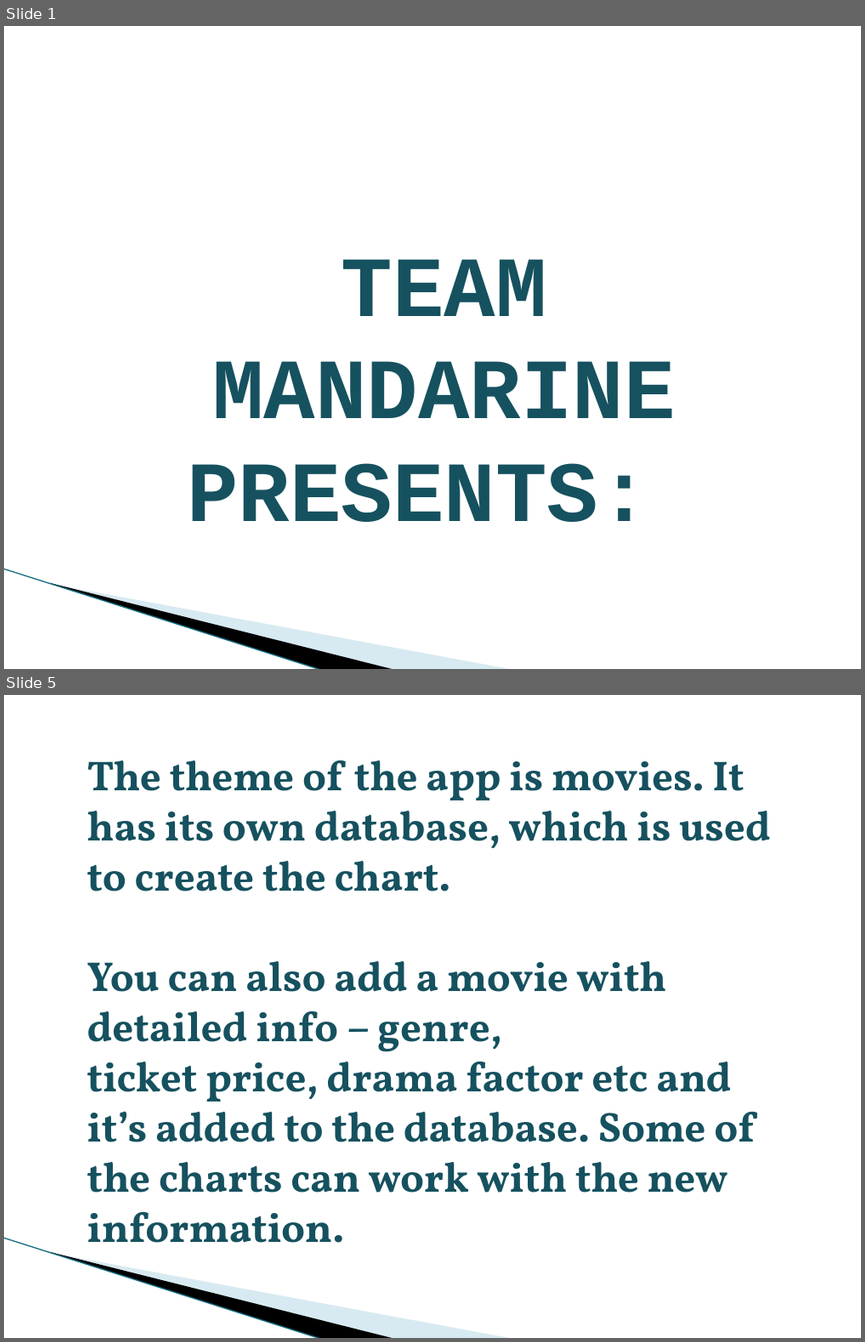
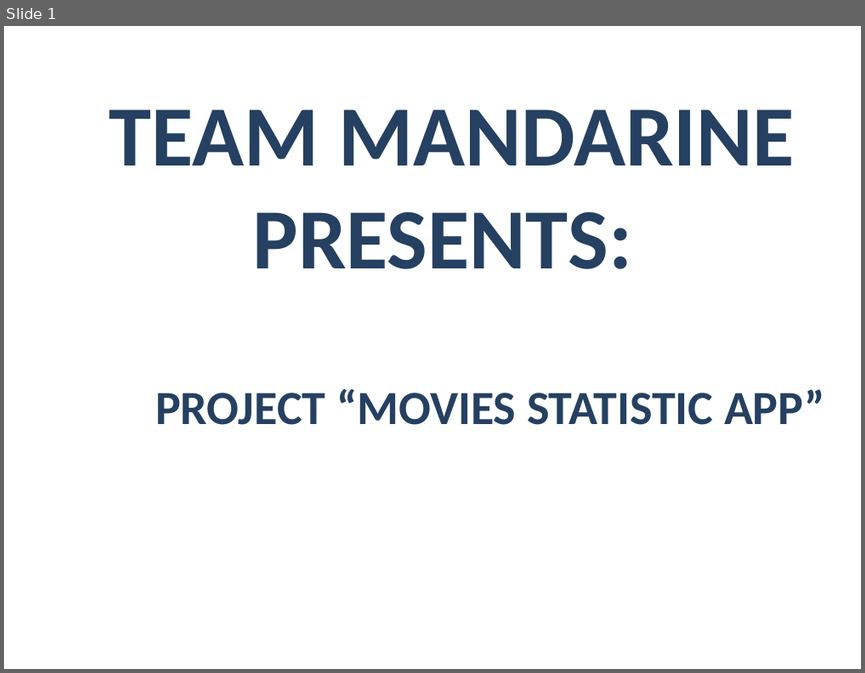
Before and after one commit to Acrelion/JS-Teamwork-Mandarine, a slide deck: Project Documentation/Presentation Mandarine.pptx. Shown one above the other, each under a label of ours: slides 1 and 5 before the commit, slide 1 after it; the slides between them are not shown. The pictures are 865x1342 and 865x673 pixels, drawn with LibreOffice and Linux fonts; fonts in the diff are those of the drawing; background and template pictures are left out. Boxes give left, top, right and bottom in pixels: in the first picture for what was removed or moved away, otherwise in the second. Text is boxed around its words. In the diff, an @@ line names an element or a change of style, - is before the commit and + after.

```diff
--- a/Project Documentation/Presentation Mandarine.pptx
+++ b/Project Documentation/Presentation Mandarine.pptx
@@ slide 5 removed at (4,695,861,1338), background #FFFFFF; not listed: 3 template elements that a slide beside it also shows @@
@@ text removed at (87,760,771,1261) @@
-The theme of the app is movies. It has its own database, which is used to create the chart.
-You can also add a movie with detailed info – genre,
-ticket price, drama factor etc and it’s added to the database. Some of the charts can work with the new information.
@@ slide 1 changed as well @@
@@ text "TEAM MANDARINE": place and size @@
-text "TEAM MANDARINE" at (187,259,675,522)
+text "TEAM MANDARINE" at (109,109,794,269)
@@ text "TEAM MANDARINE" at (109,109,794,269): font Courier New to Calibri, text colour #175160 to #254061, letter outline #23487C 0.71 pt to #5E457C 0.71 pt @@
@@ text added at (155,389,825,425), 40 pt, text #254061, bold @@
+PROJECT “MOVIES STATISTIC APP”
@@ line removed from (4, 568) to (322, 669) @@
@@ freeform shape removed at (49,582,396,669) @@
@@ freeform shape removed at (51,583,514,669) @@
```
Also in this commit, not shown: 2 other slides changed, 6 slides added, 5 other slides removed.
